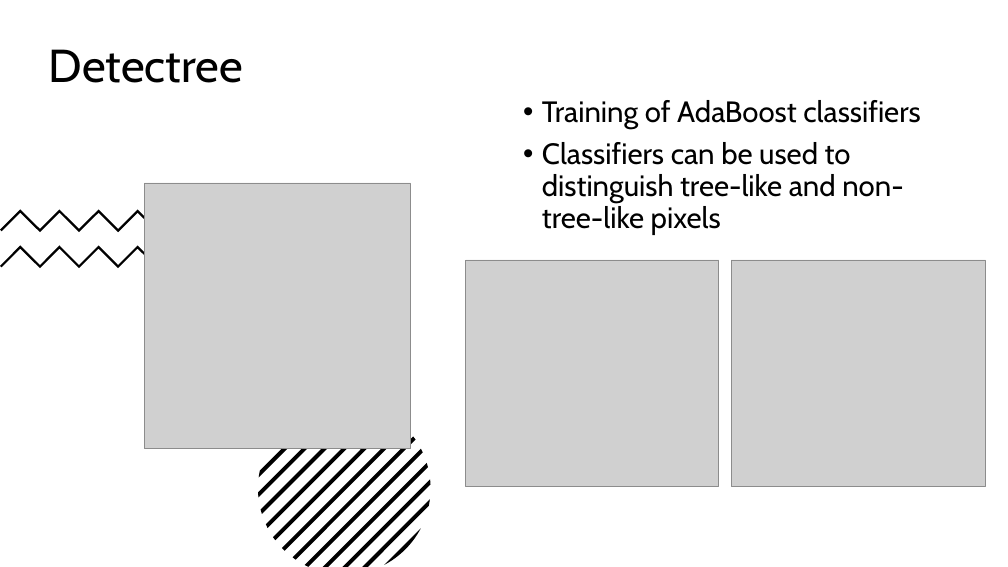
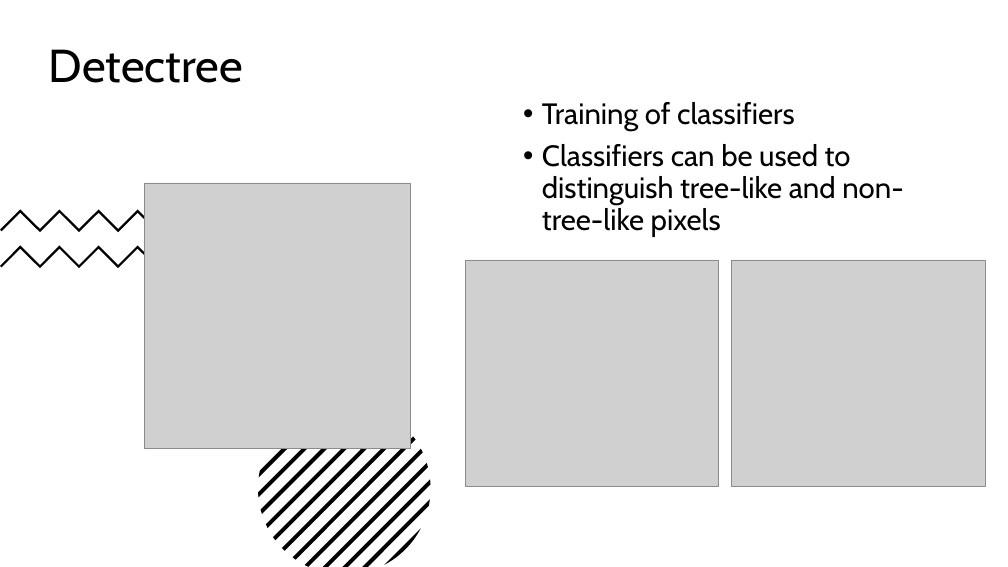
Before and after one commit to vincentbetz/City-tree-coverage-analytics, a slide deck: slide 8 of Präsentation_Detectree_Draft.pptx. Drawn at 1008x567 pixels with LibreOffice and Linux fonts; fonts in the diff are those of the drawing; grey boxes stand for pictures. Boxes give left, top, right and bottom in pixels: in the first picture for what was removed or moved away, otherwise in the second. Text is boxed around its words. In the diff, an @@ line names an element or a change of style, - is before the commit and + after.

```diff
--- a/Präsentation_Detectree_Draft.pptx
+++ b/Präsentation_Detectree_Draft.pptx
@@ text at (x1=542, y1=102, x2=794, y2=131): text changed @@
-• Training of AdaBoost classifiers
+• Training of classifiers
```
